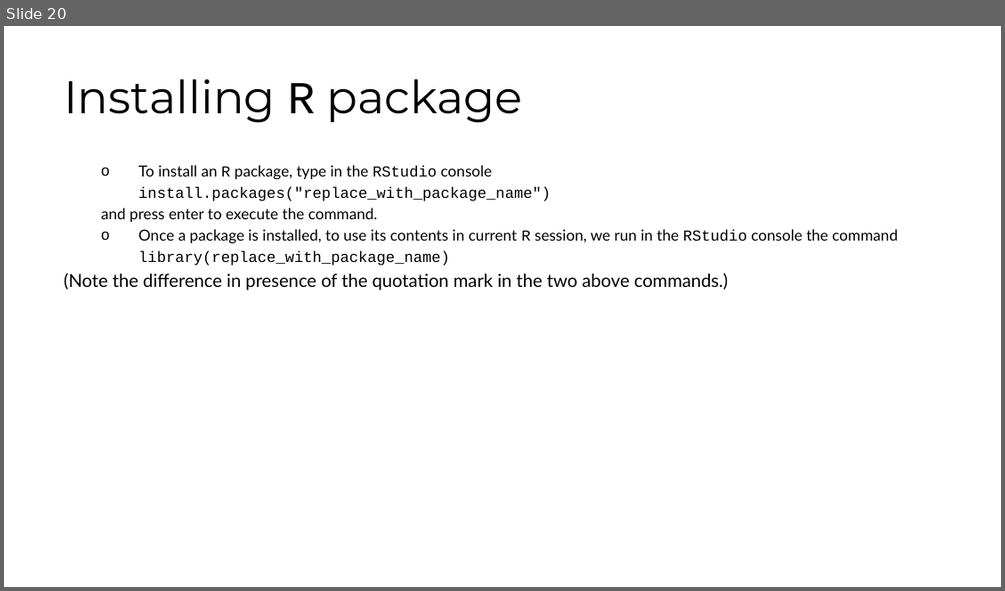
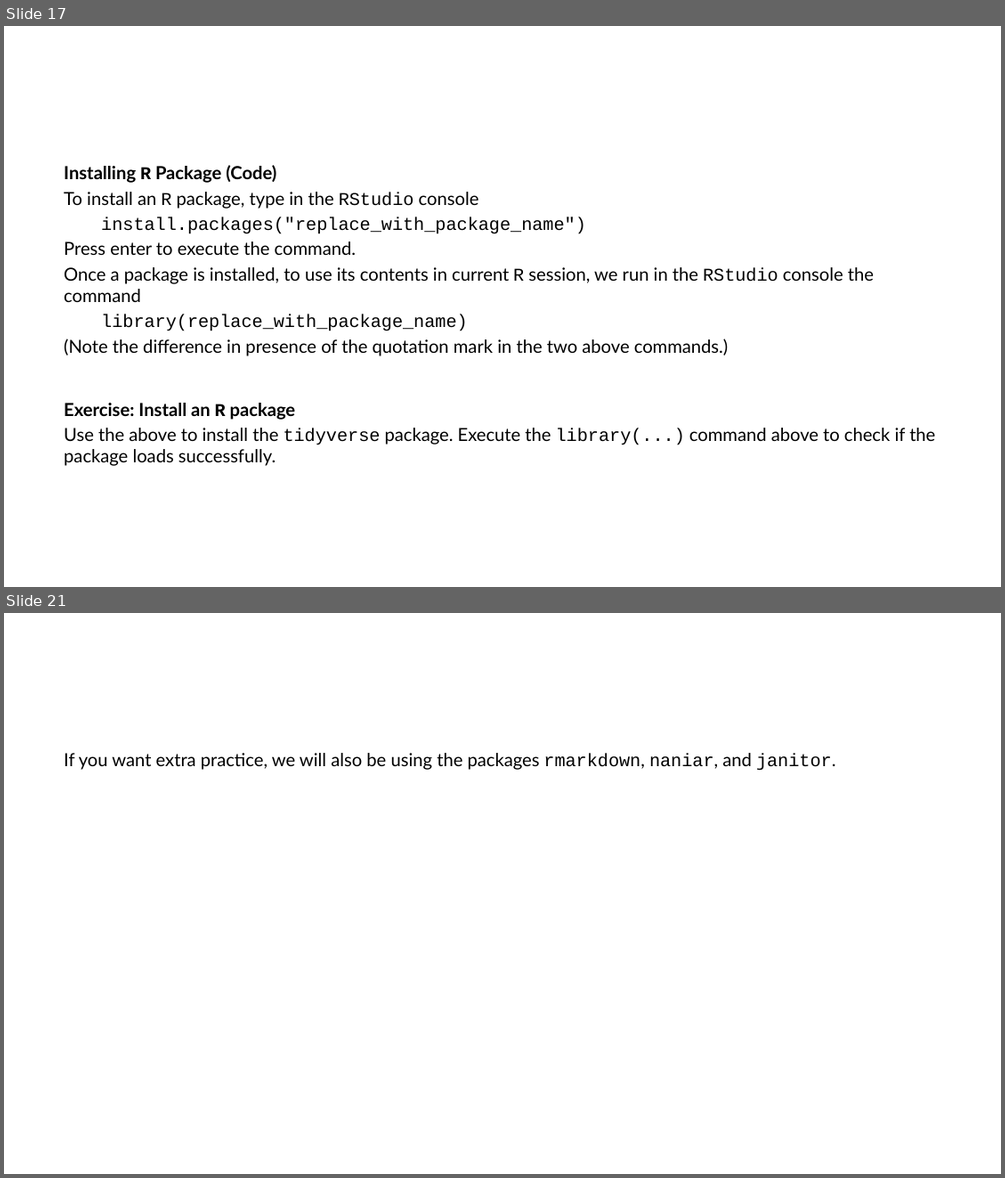
Before and after one commit to fhdsl/DaSEH, a slide deck: modules/Setup/Setup.pptx. Shown one above the other, each under a label of ours: slide 20 before the commit, slides 17 and 21 after it; the slides between them are not shown. The pictures are 1005x591 and 1005x1178 pixels, drawn with LibreOffice and Linux fonts; fonts in the diff are those of the drawing. Boxes give left, top, right and bottom in pixels: in the first picture for what was removed or moved away, otherwise in the second. Text is boxed around its words. In the diff, an @@ line names an element or a change of style, - is before the commit and + after.

```diff
--- a/modules/Setup/Setup.pptx
+++ b/modules/Setup/Setup.pptx
@@ slide 21 added at (4,613,1001,1174), background #FFFFFF @@
@@ text added at (64,753,835,771), 13 pt, text #000000 @@
+If you want extra practice, we will also be using the packages rmarkdown, naniar, and janitor.
@@ what was slide 20 is now slide 17 @@
@@ slide 17 changed as well @@
@@ title removed at (64,79,523,123) @@
-Installing R package
@@ text at (64,165,276,183): paragraph added @@
+Installing R Package (Code)
@@ text at (64,192,874,331): size 11 to 13 pt in "To install an R package, type in ...", "install.packages("replace_with_package_name")", "Once a package is installed, to use ...", "library(replace_with_package_name)"; bullet o to none; list level 2 to 1 in "To install an R package, ..."; list level 2 to 1 in "install.packages("replace_with_package_name")"; list level 2 to 1 in "Once a package is installed, ..."; list level 2 to 1 in "library(replace_with_package_name)" @@
@@ text at (64,241,356,255): text changed; size 11 to 13 pt @@
-  and press enter to execute the command.
+Press enter to execute the command.
@@ text at (64,402,935,466): paragraphs added @@
+Exercise: Install an R package
+Use the above to install the tidyverse package. Execute the library(...) command above to check if the package loads successfully.
```
Also in this commit, not shown: 7 other slides changed, 9 other slides added, 10 slides removed, 8 other files.
